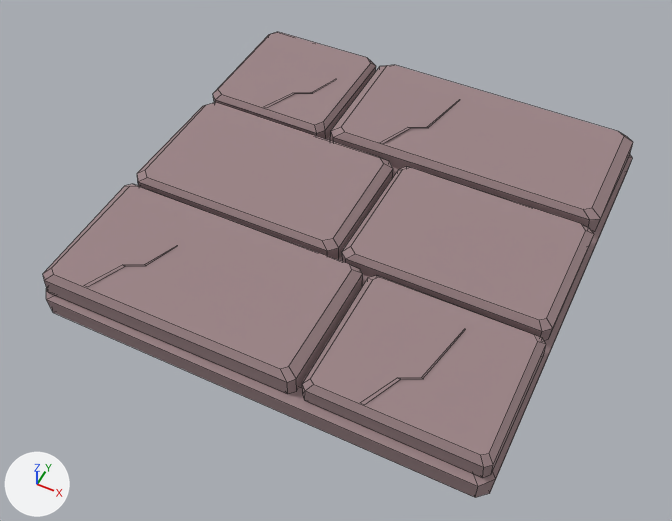
Before and after pictures for a commit that changed the FBX model Assets/_Game/Art/AshenRuins/Flagstone.fbx.
The view is the same before and after, from a 50 mm lens placed at (1.22, -2.67, 2.89), pointed at (-0.02, -0.17, -0.23). The axes (+X, +Y, +Z) are drawn at lower left. The lights are the same throughout. The first picture is the older version. Mesh edges are drawn as thin lines. Vertices at exactly the same position are counted once.

The older version as bpy lines, for what is in view:
```python
me_ruinspaint = bpy.data.meshes.new('RuinsPaint')
me_ruinspaint.from_pydata(...)  # 264 vertices, 194 faces; spans x -1.0..1.0, y -1.0..1.0, z -0.23..0.03
me_ruinspaint.materials.append(mat_ruinspaint)  # grey #9b8486
ob_ruinspaint_ruinspaint = bpy.data.objects.new('RuinsPaint.RuinsPaint', me_ruinspaint)
ob_ruinspaint_ruinspaint.location = (0.0, 0.0, 0.0)
```
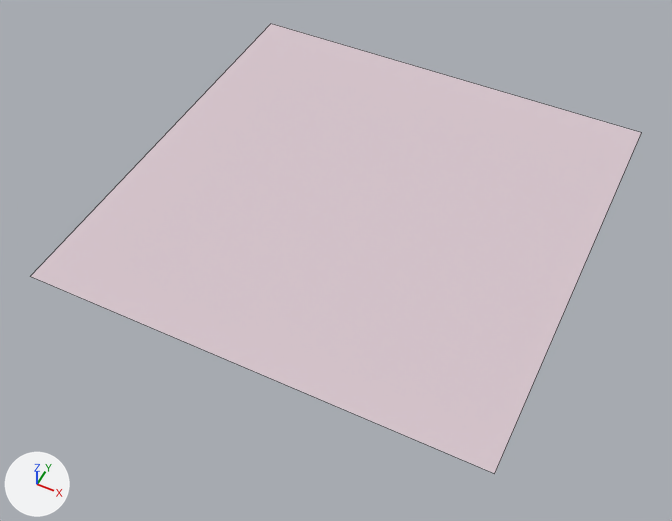
Location of each change, (x1, y1, x2, y2) in pixels of the pictures (672 x 521 px):
'RuinsPaint.RuinsPaint', reshaped, recoloured (grey to light grey): before (43, 32, 633, 498); after (31, 24, 641, 474)

Edits to the bpy script that builds the scene:
```text
Add mat_ruinspaving:
    mat_ruinspaving = principled_material('RuinsPaving')
    mat_ruinspaving.base_color = (0.68, 0.56, 0.61)  # light grey #d7c5cd
    mat_ruinspaving.roughness = 0.91
Change me_ruinspaint:
    used by ob_ruinspaint_ruinspaint; location = (0.0, 0.0, 0.0)
    remove me_ruinspaint.from_pydata(...)  # 264 vertices, 194 faces; spans x -1.0..1.0, y -1.0..1.0, z -0.23..0.03
    remove me_ruinspaint.materials.append(mat_ruinspaint)  # grey #9b8486
    add me_ruinspaint.from_pydata(...)  # 4 vertices, 1 face; spans x -1.0..1.0, y -1.0..1.0, z 0.01
    me_ruinspaint part 1: the whole mesh is rebuilt
    add me_ruinspaint.materials.append(mat_ruinspaving)  # light grey #d7c5cd
```
